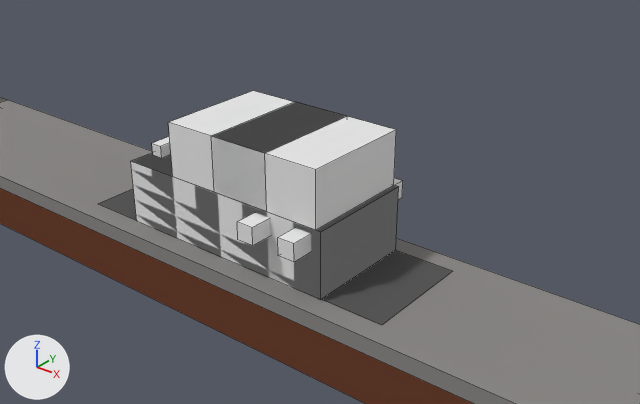
The Blender file Assets/Models/Vehicles/Vehicles.blend, before and after one commit.
One viewpoint serves both versions: a 50 mm lens placed at (10.05, -10.89, 7.81), pointed at (1.26, 0.1, 1.0). Lighting does not change. The marker at lower left points along +X, +Y and +Z. Mesh edges are drawn as thin lines.

In view in the first picture: 'Cube', 'RoadLine', 'ShadowLeft', 'ShadowRight', 'Ute'.
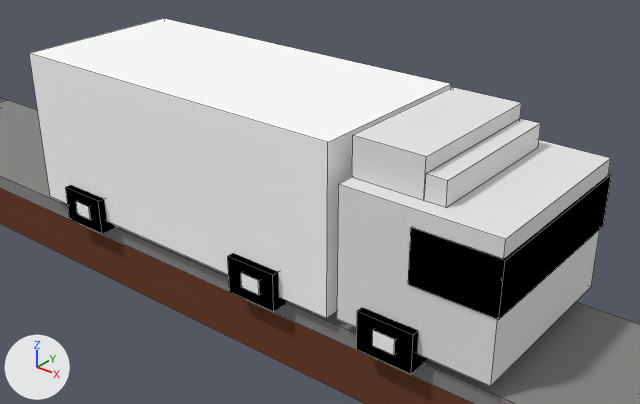
The edits, one by one:
Material 'blinn17' (mat_blinn17) is new.
Its base color is (0.0, 0.0, 0.0) (black #000000).
Material 'blinn14' (mat_blinn14) is new.
Its base color is (1.0, 1.0, 1.0) (white #ffffff).
Material 'blinn15' (mat_blinn15) is new.
Its base color is (0.0, 0.0, 0.0) (black #000000).
Material 'lambert3' (mat_lambert3) is new.
Its base color is (1.0, 1.0, 1.0) (white #ffffff).
Mesh me_pcube52 is new.
It has 120 vertices, 90 faces and spans x -3.2..3.2, y -0.1..5.5, z -7.3..10.1.
Faces by material slot: [36, 42, 6, 6].
It uses material mat_blinn14 (white #ffffff).
It uses material mat_blinn15 (black #000000).
It uses material mat_lambert3 (white #ffffff).
It uses material mat_blinn17 (black #000000).
Mesh me_pcube52_001 is new.
It has 24 vertices, 14 faces and spans x -2.93..2.93, y 0.43..5.57, z 5.34..10.0.
It uses material mat_sedandynamic (its picture is missing).
Object 'Ute' (ob_ute) is now hidden.
Object 'Truck' (ob_truck) is new; it shows me_pcube52.
Its parent is ob_truck_001.
Its location is (0.000036, -1235.0, -28.98).
Its rotation in degrees is (-90, 0, 0).
Its scale is (100.0, 100.0, 100.0).
Object 'Truck.001' (ob_truck_001) is new.
Its location is (7.045, 0.0, -0.22).
Its rotation in degrees is (180, 0, 90).
Its scale is (0.00575, 0.00575, 0.00575).
Object 'Truck.002' (ob_truck_002) is new; it shows me_pcube52_001.
Its parent is ob_truck_001.
Its location is (0.000036, -1235.0, -28.98).
Its rotation in degrees is (-90, 0, 0).
Its scale is (100.0, 100.0, 100.0).

Where the change shows, as pixel boxes (x1, y1, x2, y2) in the pictures (640 x 404 px):
'Truck', added: after (29, 18, 611, 374)
    faces in mat_lambert3 (white #ffffff): (29, 18, 451, 318)
    faces in mat_blinn17 (black #000000): (408, 174, 611, 320)
    faces in mat_blinn15 (black #000000): (65, 185, 428, 374)
    faces in mat_blinn14 (white #ffffff): (76, 201, 395, 355)
'Truck.002', added: after (337, 87, 611, 386)
'Ute', hidden: before (131, 102, 403, 300)
'Cube', unchanged, covered by the edit: before (152, 91, 347, 246)
'ShadowRight', unchanged, covered by the edit: before (322, 250, 452, 325)
